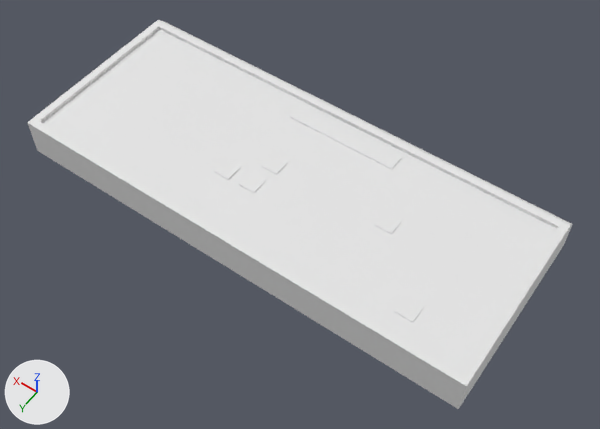
Before and after pictures for a commit that changed the FBX model Assets/Models/Furnitures/Keyboard.fbx.
Rendered twice from a 50 mm lens placed at (8.844, 3.934, 4.46), pointed at (9.936, 2.406, 2.059). Lighting does not change. The marker at lower left points along +X, +Y and +Z. Where no turn or scale is listed for an object, it has been applied to the vertices.

Objects in the first picture: 'Keyboard'.
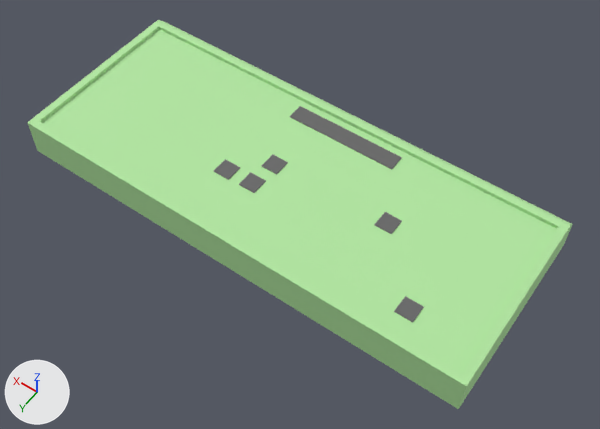
Changed parts and their boxes (x1, y1, x2, y2) in the pictures (600 x 429 px):
part 1 of me_cube_011, recoloured (white to green): (40, 27, 559, 373) in both
part 2 of me_cube_011, recoloured (white to green): (158, 20, 572, 226) in both
part 3 of me_cube_011, recoloured (white to green): (459, 224, 573, 408) in both
part 4 of me_cube_011, recoloured (grey to green): (27, 121, 467, 409) in both
part 5 of me_cube_011, recoloured (white to green): (28, 20, 159, 122) in both
part 6 of me_cube_011, recoloured (white to grey): (214, 106, 424, 322) in both

Patch to the scene script:
```diff
--- a/Assets/Models/Furnitures/Keyboard.fbx.py
+++ b/Assets/Models/Furnitures/Keyboard.fbx.py
@@ mat_accesable_green @@
+mat_accesable_green = principled_material('Accesable green')
+mat_accesable_green.base_color = (0.446, 0.8, 0.356)  # green #b2e7a1
+mat_accesable_green.roughness = 0.69
@@ mat_soft_grey @@
+mat_soft_grey = principled_material('Soft grey')
+mat_soft_grey.base_color = (0.133, 0.133, 0.133)  # dark grey #666666
+mat_soft_grey.roughness = 0.69
@@ me_cube_011 @@
 me_cube_011.from_pydata(...)  # 66 vertices, 51 faces; spans x -0.93..0.93, y -0.39..0.39, z -0.08..0.08
 # used by ob_keyboard; location = (10.024, 2.354, 2.132)
+# me_cube_011 part 1: all 5 faces that had it switch from mat_material_004 (white #e7e7e7) to mat_accesable_green (green #b2e7a1)
+# me_cube_011 part 2: all 3 faces centred in x 0.0, y -0.39..-0.33, z -0.02..0.08 switch from mat_material_002 (white #e7e7e7) to mat_accesable_green (green #b2e7a1)
+# me_cube_011 part 3: all 2 faces centred in x -0.93..-0.92, y -0.07..0.02, z 0.01..0.08 switch from mat_material_002 (white #e7e7e7) to mat_accesable_green (green #b2e7a1)
+# me_cube_011 part 4: all 2 faces centred in x 0.0, y 0.37..0.39, z 0.0..0.08 switch from mat_material_002 (white #e7e7e7) to mat_accesable_green (green #b2e7a1)
+# me_cube_011 part 5: all 2 faces centred in x 0.92..0.93, y -0.07..0.02, z 0.01..0.08 switch from mat_material_002 (white #e7e7e7) to mat_accesable_green (green #b2e7a1)
+# me_cube_011 part 6: 36 of the faces centred in x -0.69..0.22, y -0.29..0.28, z 0.06..0.07 switch from mat_material_002 (white #e7e7e7) to mat_soft_grey (dark grey #666666)
```
